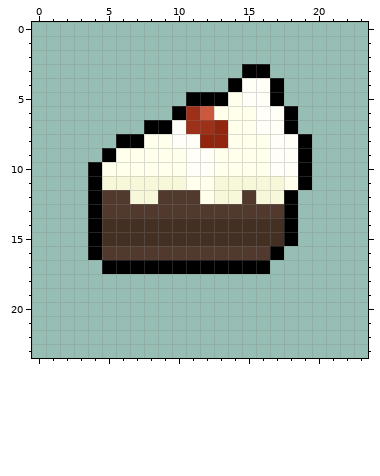
Two states of a pixel-art file, Unstable/Assets/Sprites/Food_Cake.aseprite. That is the earlier state.
24x24 pixels, 1 frame.
Now the later version:
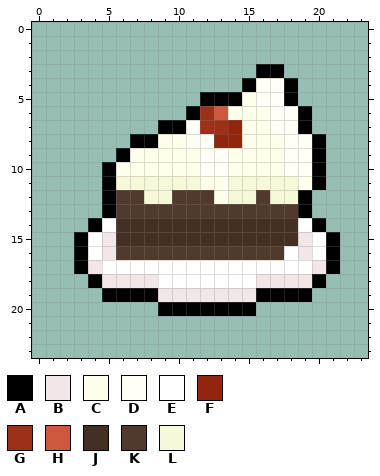
Palette (. is transparent): A #000000  B #f2e7e7  C #ffffec  D #fffff7  E #ffffff  F #91250d  G #9d3018  H #cc583e  J #442f23  K #513a2d  L #f7f7d9
Edits made:
Changed rows in their new state; - is an unchanged pixel.
first column x 3:
 3 ------------.-A----
 4 -----------.A-DA---
 5 --------.--AC-DA---
 6 -------.AGH--C-DA--
 7 -----.-AD-GF-C-DA--
 8 ---.-A-C-D-F--C-DA-
 9 --.A----C-D---C-DA-
10 -.A-----C-D---C-DA-
11 -.A-----L-C----LCA-
12 -.A-K-L--KC-LK-LA--
13 -.A------------KA--
14 --E------------JEA-
15 AEB------------JBEA
16 AEB-----------KEBEA
17 ABEEEEEEEEEEEEEEEBA
18 -ABBBBEEEEEEEBBBBA-
19 --AAAABBBBBBBAAAA--
20 ------AAAAAAA------
Changed places in both pictures, as pixel boxes (x1, y1, x2, y2):
changed: (74, 64, 340, 316)
